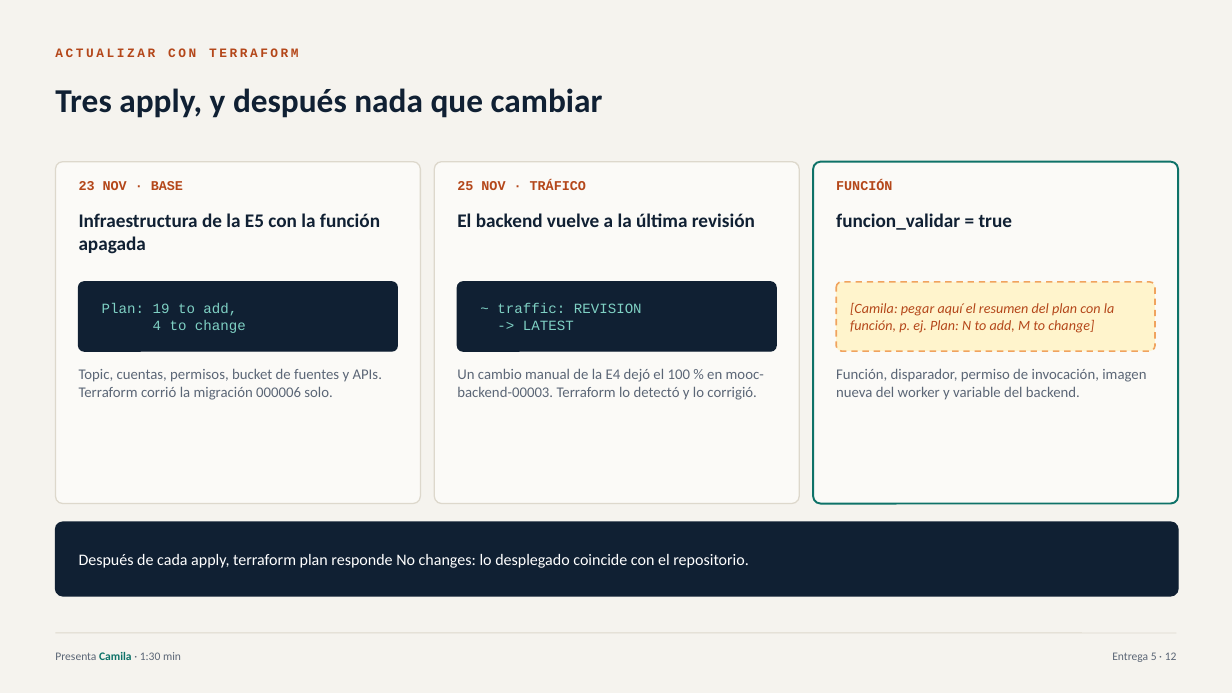
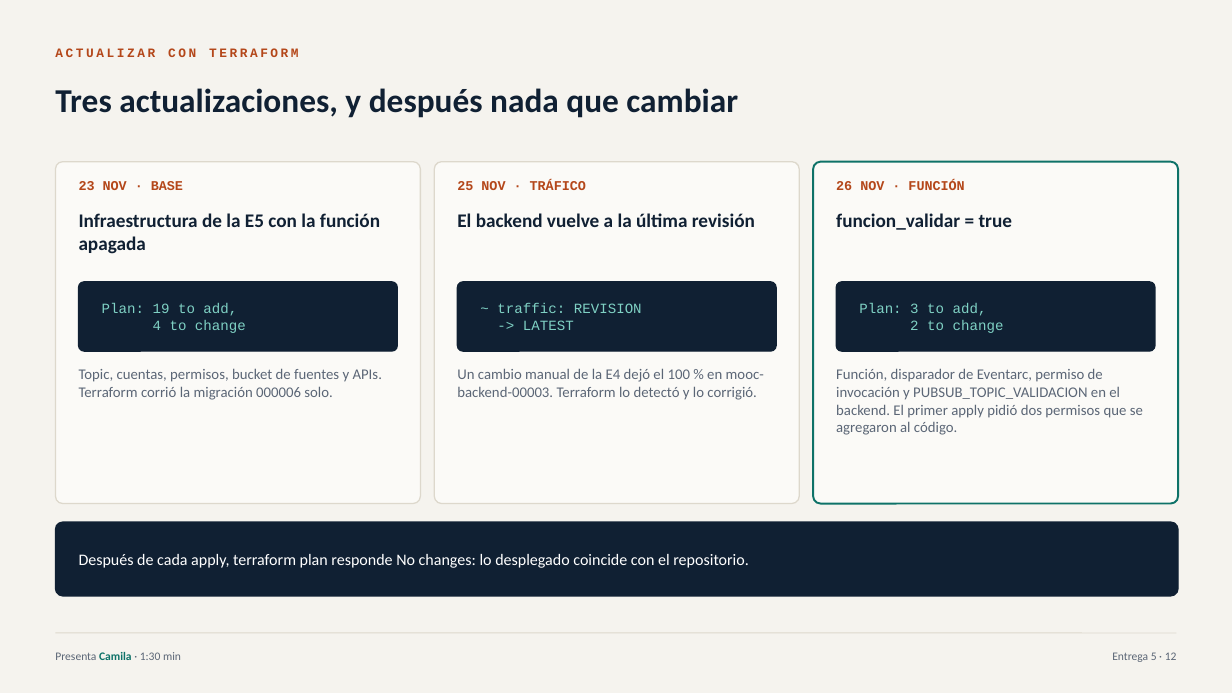
Before and after one commit to danielasolarte/Proyecto-Desarrollo, a slide deck: slide 12 of docs/entrega5/Sustentacion-Entrega5.pptx. Drawn at 1232x693 pixels with LibreOffice and Linux fonts; fonts in the diff are those of the drawing. Boxes give left, top, right and bottom in pixels: in the first picture for what was removed or moved away, otherwise in the second. Text is boxed around its words. In the diff, an @@ line names an element or a change of style, - is before the commit and + after.

Commit message:
E5: bucket de fuentes de Cloud Functions parametrizado, informe y presentacion con la funcion desplegada

```diff
--- a/docs/entrega5/Sustentacion-Entrega5.pptx
+++ b/docs/entrega5/Sustentacion-Entrega5.pptx
@@ text at bbox=[55, 88, 738, 118]: text changed @@
-Tres apply, y después nada que cambiar
+Tres actualizaciones, y después nada que cambiar
@@ text at bbox=[836, 181, 964, 190]: text changed @@
-FUNCIÓN
+26 NOV · FUNCIÓN
@@ rounded rectangle at bbox=[836, 282, 1155, 351]: fill #FFF4CC to #102033; outline #F0A35E 1.25 pt dashed to #102033 1 pt @@
@@ text at bbox=[859, 303, 1004, 333]: text changed; font Calibri to Courier New; text colour #B4471A to #7FD1C4; italic off @@
-[Camila: pegar aquí el resumen del plan con la función, p. ej. Plan: N to add, M to change]
+Plan: 3 to add,
+2 to change
@@ text at bbox=[836, 368, 1143, 435]: text changed @@
-Función, disparador, permiso de invocación, imagen nueva del worker y variable del backend.
+Función, disparador de Eventarc, permiso de invocación y PUBSUB_TOPIC_VALIDACION en el backend. El primer apply pidió dos permisos que se agregaron al código.
```
Also in this commit, not shown: 4 other files.
